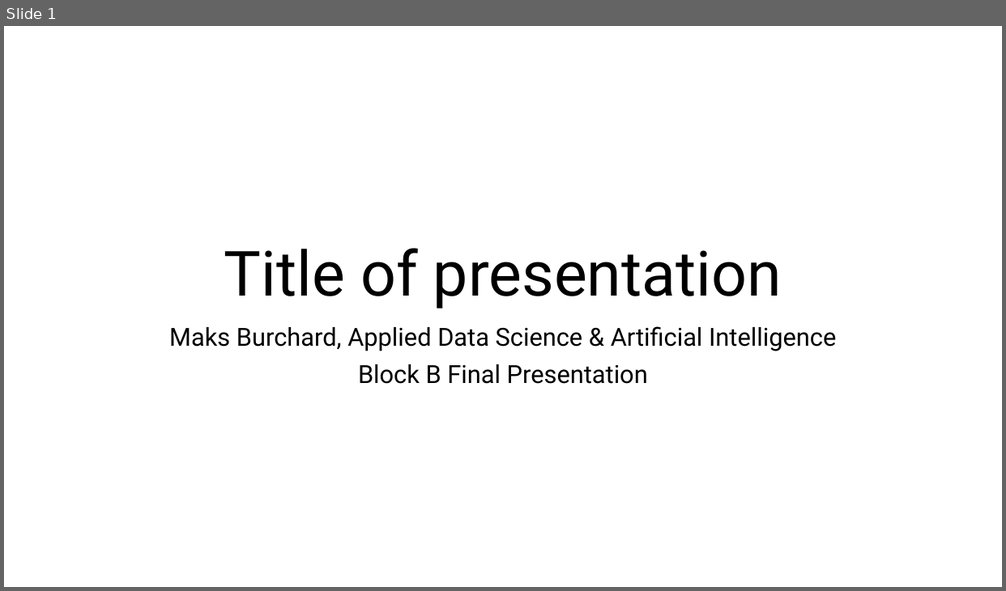
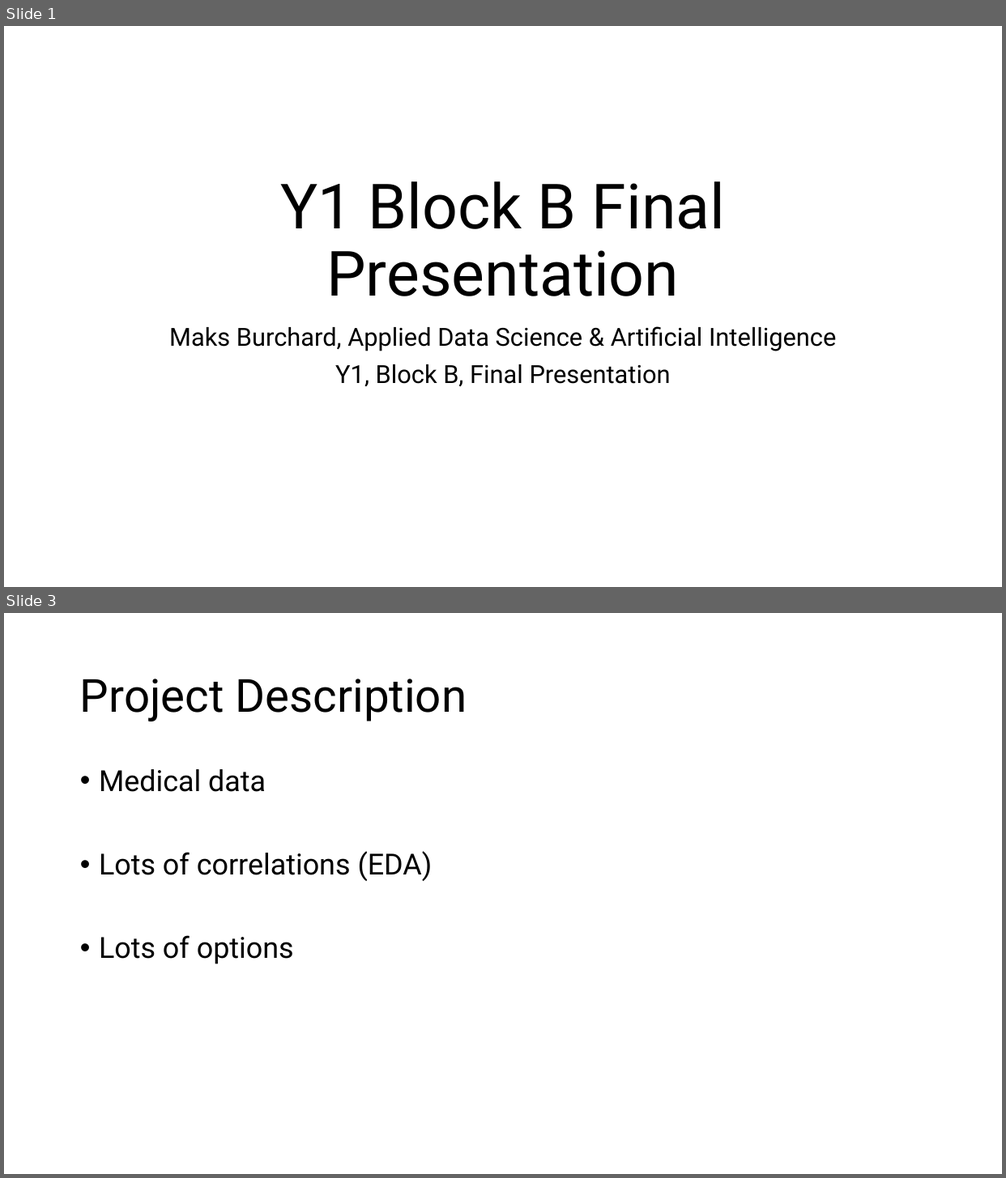
Before and after one commit to MaksBurchard240894/HFG7, a slide deck: Block B/Final Presentation.pptx. Shown one above the other, each under a label of ours: slide 1 before the commit, slides 1 and 3 after it; the slides between them are not shown. The pictures are 1006x591 and 1006x1178 pixels, drawn with LibreOffice and Linux fonts; fonts in the diff are those of the drawing. Boxes give left, top, right and bottom in pixels: in the first picture for what was removed or moved away, otherwise in the second. Text is boxed around its words. In the diff, an @@ line names an element or a change of style, - is before the commit and + after.

```diff
--- a/Block B/Final Presentation.pptx
+++ b/Block B/Final Presentation.pptx
@@ slide 3 added at [4,613,1002,1174], background #FFFFFF @@
@@ title added at [80,679,467,722], 44 pt, text #000000 @@
+Project Description
@@ text added at [99,769,432,965], 28 pt, text #000000 @@
+• Medical data
+• Lots of correlations (EDA)
+• Lots of options
@@ slide 1 changed as well @@
@@ title at [280,182,725,297]: text changed @@
-Title of presentation
+Y1 Block B Final Presentation
@@ subtitle at [335,365,671,386]: text changed @@
-Block B Final Presentation
+Y1, Block B, Final Presentation
```
Also in this commit, not shown: 3 other slides changed, 3 other slides added, 5 slides removed, 5 other files.
